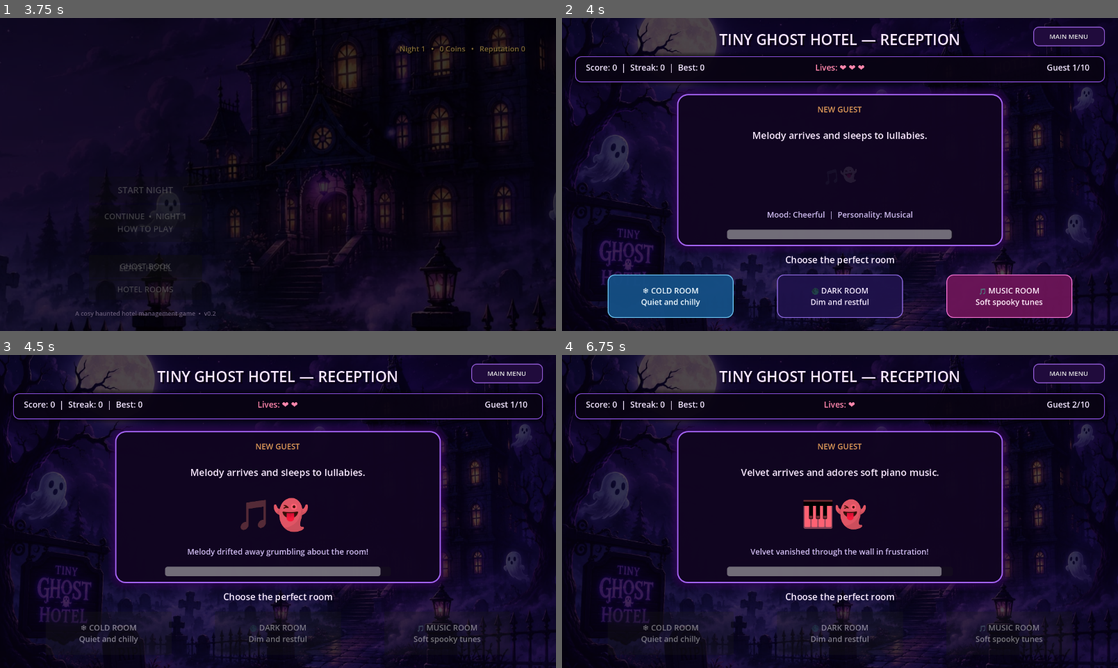
Above: before the commit, frames 1-4 (two rows, left to right).
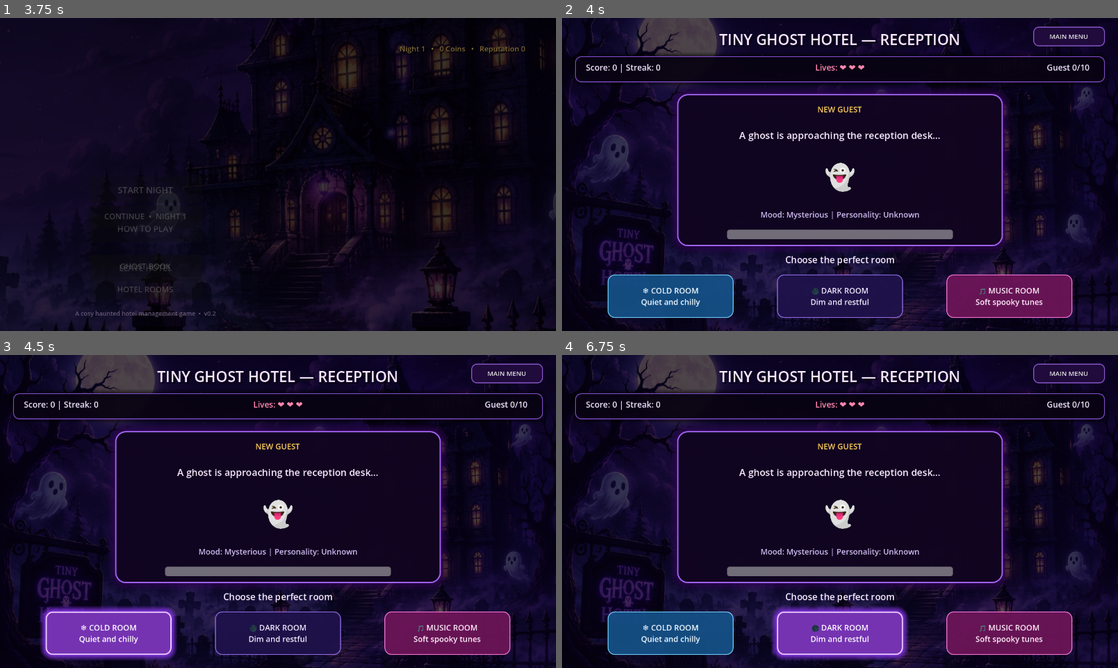
Above: after the commit, the same moments.

Repository: 22koki/tiny-ghost-hotel
Game: Godot game, scene res://scenes/MainMenu.tscn
The game is run twice, just before and just after one commit, with the same random seed, the same clock (stepped at 60 frames per second) and the same inputs.
Inputs (mouse positions are in pixels of both pictures, inside the frame that each line leads up to):
- Up to frame 1 (3.75 s): click "START NIGHT" at 0.5 s; tap Enter at 1.25 s; move the mouse to (400, 158) at 1.27 s; move the mouse to (166, 190) at 2.02 s; move the mouse to (333, 105) at 2.77 s; move the mouse to (250, 237) at 3.52 s
- Up to frame 2 (4 s): no input
- Up to frame 3 (4.5 s): click "❄ COLD ROOM Quiet and chilly" at 4.25 s
- Up to frame 4 (6.75 s): click (840, 633) at 5 s, where only the run after the commit has a clickable "🌑 DARK ROOM Dim and restful"; click (673, 633) at 5.75 s, where only the run after the commit has a clickable "❄ COLD ROOM Quiet and chilly"; click "🌑 DARK ROOM Dim and restful" at 6.5 s

Frame 1 is identical in both runs. In frame 2, 1.4% of the frame differs, in the area x 10-93%, y 14-71%; in frame 3, 12%; in frame 4, 13%, in the area x 8-93%, y 14-98%.
Error after the commit: Parse Error: Identifier "MAX_ROUNDS" not declared in the current scope. (res://main.gd:663)

Commit message:
feat: add progressive nights and random hotel events

Diff:
--- a/main.gd
+++ b/main.gd
@@ -4,7 +4,7 @@
 const SAVE_PATH := "user://tiny_ghost_hotel_save.json"
 
 const STARTING_LIVES := 3
-const MAX_ROUNDS := 10
+const BASE_ROUNDS := 8
 const DEFAULT_PATIENCE := 8.0
 
 const CORRECT_WAIT_TIME := 1.1
@@ -18,6 +18,8 @@
 var best_streak: int = 0
 
 var current_round: int = 0
+var max_rounds: int = BASE_ROUNDS
+var current_event: Dictionary = {}
 var current_ghost: Dictionary = {}
 var ghost_pool: Array[Dictionary] = []
 
@@ -312,7 +314,7 @@
 	current_round = 0
 	current_ghost = {}
 
-	ghost_pool = ghosts.duplicate(true)
+	ghost_pool = get_available_ghosts()
 	ghost_pool.shuffle()
 
 	round_active = false
@@ -330,8 +332,10 @@
 
 	game_started = true
 
-	lobby_title.text = "TINY GHOST HOTEL — RECEPTION"
-	rooms_label.text = "Choose the perfect room"
+	max_rounds = get_round_count_for_night()
+	current_event = get_night_event()
+	lobby_title.text = "TINY GHOST HOTEL — NIGHT %d" % GameState.current_night
+	rooms_label.text = str(current_event.get("title", "Choose the perfect room"))
 
 	restart_button.visible = false
 
@@ -370,14 +374,14 @@
 
 func update_round_label() -> void:
 	round_label.text = (
-		"Guest %d/%d"
-		% [current_round, MAX_ROUNDS]
+		"Guest %d/%d  •  Night %d"
+		% [current_round, max_rounds, GameState.current_night]
 	)
 
 
 func refill_ghost_pool_if_needed() -> void:
 	if ghost_pool.is_empty():
-		ghost_pool = ghosts.duplicate(true)
+		ghost_pool = get_available_ghosts()
 		ghost_pool.shuffle()
 
 
@@ -386,7 +390,7 @@
 		end_game_lost()
 		return
 
-	if current_round >= MAX_ROUNDS:
+	if current_round >= max_rounds:
 		end_game_won()
 		return
 
@@ -475,6 +479,8 @@
 			DEFAULT_PATIENCE
 		)
 	)
+	round_time *= get_patience_multiplier()
+	round_time *= float(current_event.get("patience_multiplier", 1.0))
 
 	time_remaining = round_time
 
@@ -1208,3 +1214,47 @@
 func _on_music_room_pressed() -> void:
 	animate_button_press(music_button)
 	check_room("music")
+
+func get_round_count_for_night() -> int:
+	return mini(BASE_ROUNDS + (GameState.current_night - 1), 15)
+
+
+func get_patience_multiplier() -> float:
+	var reduction := minf(float(GameState.current_night - 1) * 0.045, 0.30)
+	return 1.0 - reduction
+
+
+func get_available_ghosts() -> Array[Dictionary]:
+	var available: Array[Dictionary] = []
+	for ghost in ghosts:
+		var is_vip := bool(ghost.get("vip", false))
+		if is_vip and GameState.current_night < 3:
+			continue
+		available.append(ghost.duplicate(true))
+	return available
+
+
+func get_night_event() -> Dictionary:
+	var events: Array[Dictionary] = [
+		{
+			"title": "A Quiet Night at Reception",
+			"patience_multiplier": 1.0
+		},
+		{
+			"title": "Flickering Candles — guests are uneasy",
+			"patience_multiplier": 0.92
+		},
+		{
+			"title": "Full Moon Rush — spirits arrive impatient",
+			"patience_multiplier": 0.84
+		},
+		{
+			"title": "Heavy Fog — the lobby feels strangely slow",
+			"patience_multiplier": 1.08
+		}
+	]
+
+	if GameState.current_night <= 1:
+		return events[0]
+
+	return events[randi() % events.size()]
